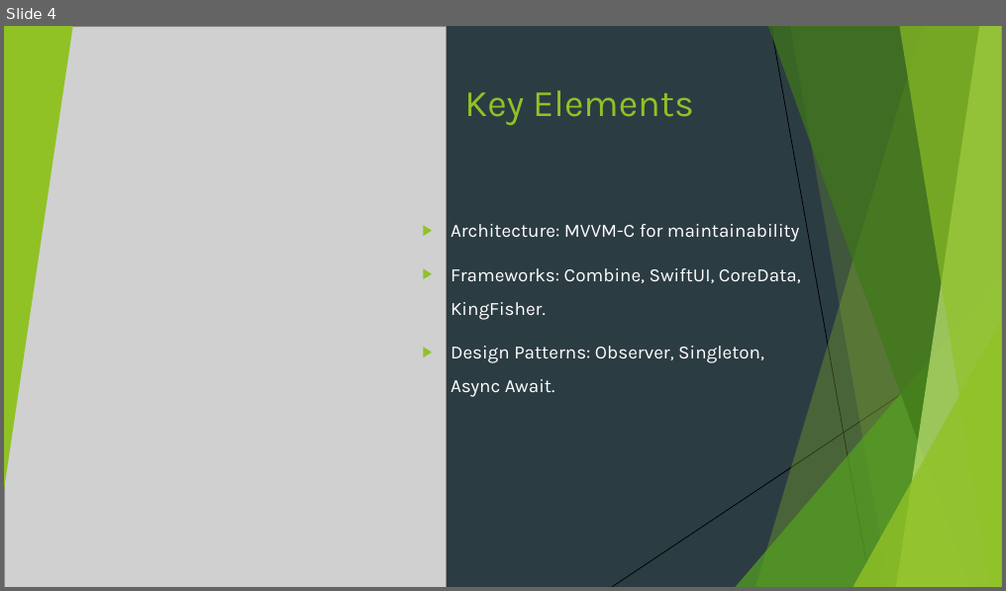
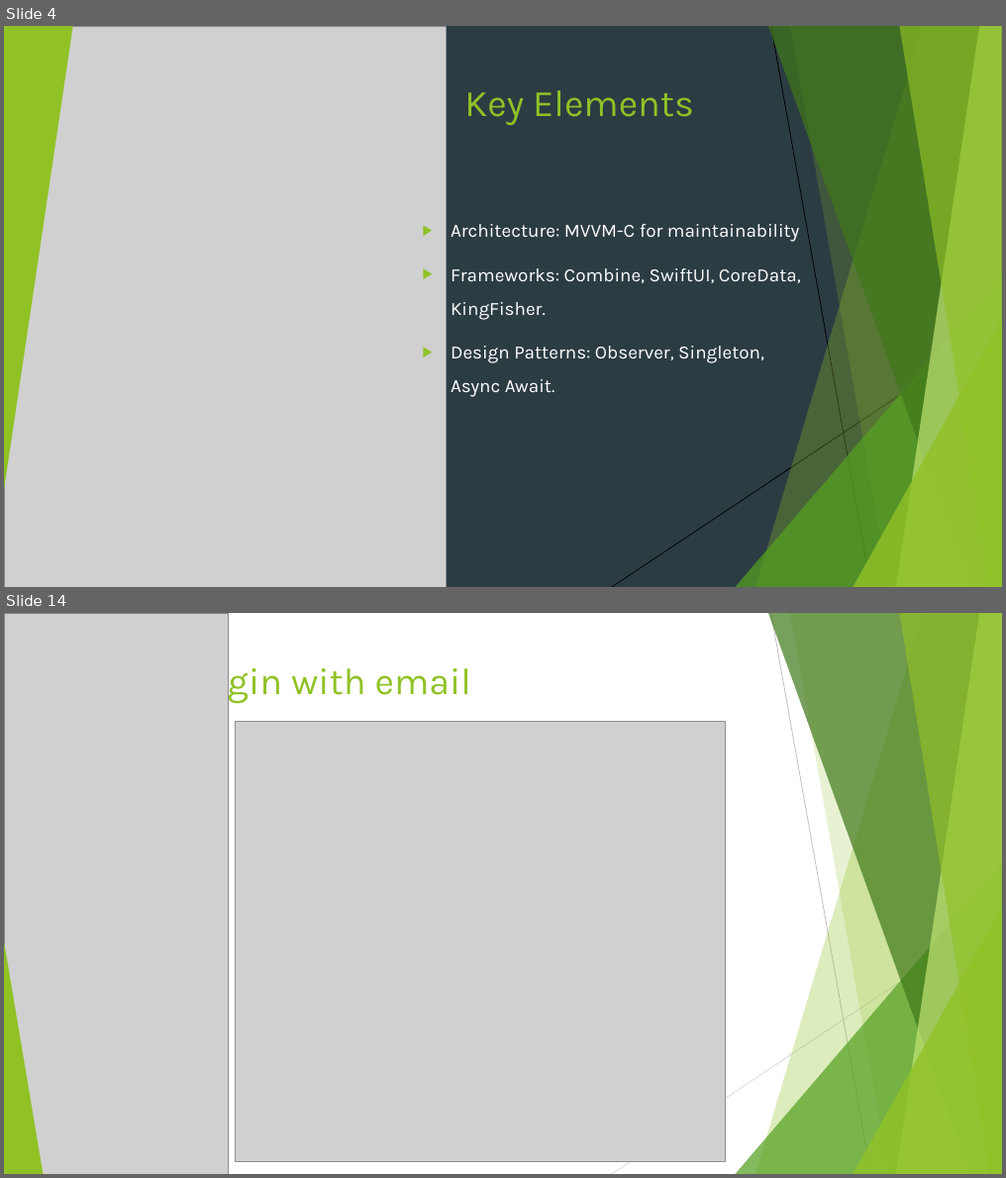
Before and after one commit to adpaladines/Recipes, a slide deck: FlavorPlanetPresentation.pptx. Shown one above the other, each under a label of ours: slide 4 before the commit, slides 4 and 14 after it; the slides between them are not shown. The pictures are 1006x591 and 1006x1178 pixels, drawn with LibreOffice and Linux fonts; fonts in the diff are those of the drawing; grey boxes stand for pictures. Boxes give left, top, right and bottom in pixels: in the first picture for what was removed or moved away, otherwise in the second. Text is boxed around its words. In the diff, an @@ line names an element or a change of style, - is before the commit and + after.

```diff
--- a/FlavorPlanetPresentation.pptx
+++ b/FlavorPlanetPresentation.pptx
@@ slide 14 added at box(4, 613, 1002, 1174), background #FFFFFF; not listed: 8 template elements that a slide beside it also shows @@
@@ picture added at box(4, 613, 228, 1174) @@
@@ line added from (771, 613) to (871, 1174), #BFBFBF 0.75 pt @@
@@ title added at box(189, 660, 471, 703), 36 pt, text #90C226 @@
+Login with email
@@ picture added at box(236, 722, 726, 1161) @@
@@ line added from (1002, 915) to (612, 1174), #D9D9D9 0.75 pt @@
@@ triangle added at box(4, 942, 43, 1174), fill #90C226 @@
```
Also in this commit, not shown: 3 slides changed, 15 other slides added, 3 other files.
